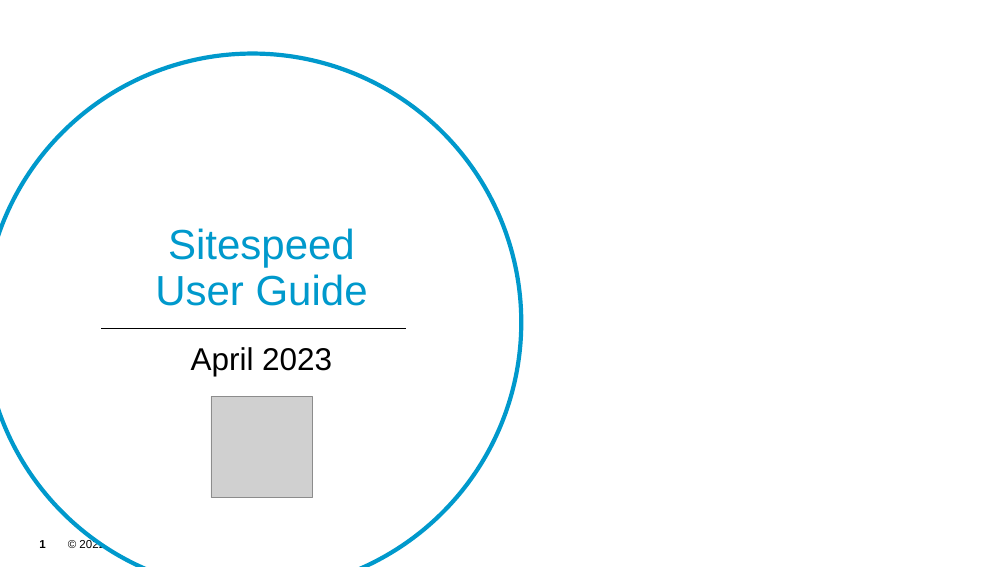
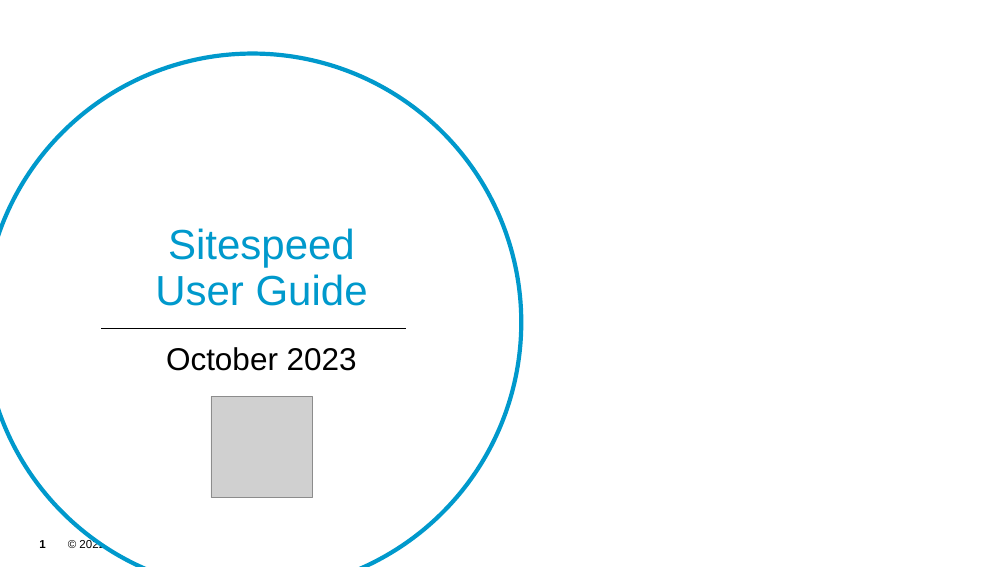
Before and after one commit to akamai-consulting/sitespeed, a slide deck: slide 1 of Info/Guide.pptx. Drawn at 1008x567 pixels with LibreOffice and Linux fonts; fonts in the diff are those of the drawing; grey boxes stand for pictures; background and template pictures are left out. Boxes give left, top, right and bottom in pixels: in the first picture for what was removed or moved away, otherwise in the second. Text is boxed around its words. In the diff, an @@ line names an element or a change of style, - is before the commit and + after.

```diff
--- a/Info/Guide.pptx
+++ b/Info/Guide.pptx
@@ text at (166,347,357,371): text changed @@
-April 2023
+October 2023
```
Also in this commit, not shown: 1 other slide changed, 1 slide added, 1 other file.
